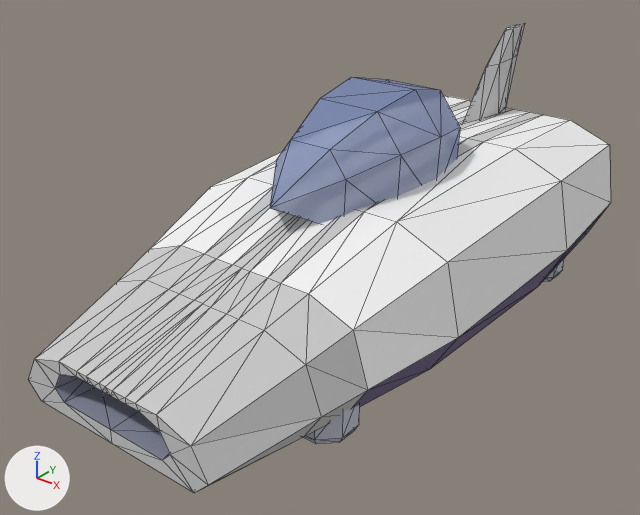
The OBJ model sdcard/apps/cosmozoom.app/models/hull_cube.obj, before and after one commit.
Rendered twice from a 50 mm lens placed at (2.51, -3.52, 2.46), pointed at (-0.07, -0.3, 0.46). The axes (+X, +Y, +Z) are drawn at lower left. The lights are the same throughout. The first picture is the older version. Mesh edges are drawn as thin lines. Where no turn or scale is listed for an object, it has been applied to the vertices.

The first picture shows 'hull_cube'.
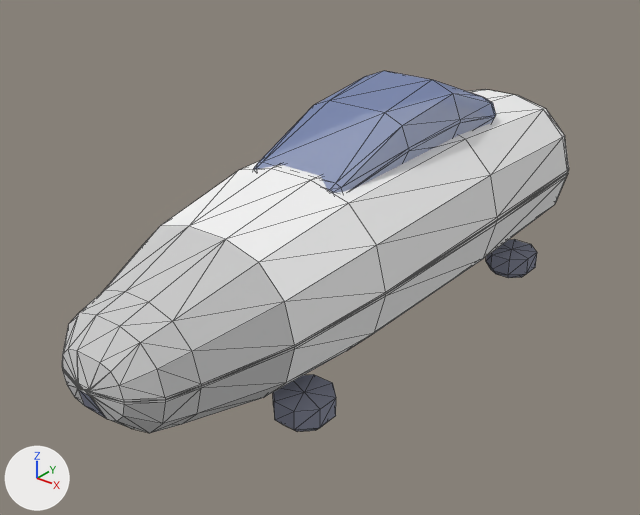
Diff of the bpy script that builds the scene:
```diff
--- a/sdcard/apps/cosmozoom.app/models/hull_cube.obj.py
+++ b/sdcard/apps/cosmozoom.app/models/hull_cube.obj.py
@@ me_hull_cube @@
 # used by ob_hull_cube; location = (0.0, 0.0, 0.0)
-me_hull_cube.from_pydata(...)  # 315 vertices, 564 faces; spans x -0.84..0.84, y -1.75..1.66, z 0.02..1.36
+me_hull_cube.from_pydata(...)  # 424 vertices, 824 faces; spans x -0.56..0.56, y -1.85..1.52, z 0.02..1.29
+# me_hull_cube part 1: the loose piece of 26 vertices spanning x 0.33..0.63, y -1.1..-0.8, z 0.03..0.24 is scaled about its middle by (0.904, 0.904, 0.645), then moved by (-0.12, 0.0, -0.04), in mat_darkgrey (grey #878b9e)
+# me_hull_cube part 2: the loose piece of 26 vertices spanning x -0.67..-0.37, y 0.9..1.2, z 0.03..0.24 is scaled about its middle by (0.904, 0.904, 0.645), then moved by (0.9, -0.05, -0.04), in mat_darkgrey (grey #878b9e)
+# me_hull_cube part 3: the loose piece of 26 vertices spanning x 0.37..0.67, y 0.9..1.2, z 0.03..0.24 is scaled about its middle by (0.904, 0.904, 0.645), then moved by (-0.9, -0.05, -0.04), in mat_darkgrey (grey #878b9e)
+# me_hull_cube part 4: the loose piece of 155 vertices spanning x -0.84..0.84, y -1.75..1.5, z 0.13..1.3 is rebuilt with 222 vertices and now spans x -0.56..0.56, y -1.85..1.52, z 0.14..1.06
+# me_hull_cube part 5: a new loose piece of 98 vertices spanning x -0.33..0.33, y -0.61..0.86, z 0.92..1.29, in mat_tint (blue #8394c4)
+# me_hull_cube part 6: the loose piece of 20 vertices spanning x -0.05..0.05, y 0.95..1.66, z 0.86..1.36 is deleted
+# other edits to the shape of me_hull_cube do not show in these pictures
 me_hull_cube.materials.append(mat_darkgrey)
-me_hull_cube.materials.append(mat_grey)  # light grey #c4c8d4
-me_hull_cube.materials.append(mat_ink)  # purple #726589
 me_hull_cube.materials.append(mat_paint1)
 me_hull_cube.materials.append(mat_paint2)
-me_hull_cube.materials.append(mat_plasma_glow)  # cyan #cffaff, glowing cyan #cffaff
 me_hull_cube.materials.append(mat_tint)
```

Changed parts and their boxes [x1, y1, x2, y2] in the pictures (640 x 515 px; the box of a moved part takes in the faces that stretch with it):
'hull_cube', reshaped (13% narrower, 23% shorter)
    before: [28, 24, 611, 493]
    after: [62, 71, 569, 433]
part 1 of me_hull_cube, moved or reshaped
    before: [304, 405, 360, 444]
    after: [273, 374, 336, 432]
part 2 of me_hull_cube, moved or reshaped (not visible before)
    after: [486, 239, 537, 278]
part 3 of me_hull_cube, moved or reshaped (not visible afterwards)
    before: [543, 259, 564, 282]
part 4 of me_hull_cube, rebuilt (13% narrower, 17% shorter)
    before: [28, 77, 611, 493]
    after: [62, 89, 569, 433]
part 5 of me_hull_cube, added
    after: [254, 71, 496, 193]
part 6 of me_hull_cube, deleted
    before: [463, 24, 525, 123]
